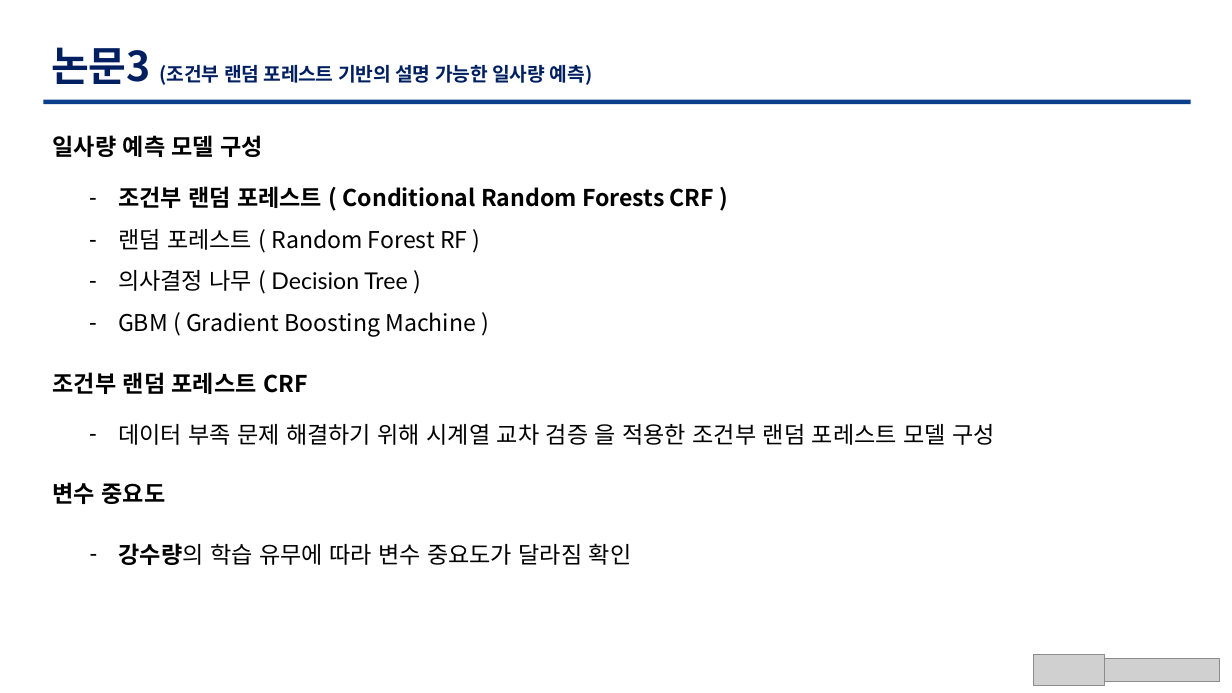
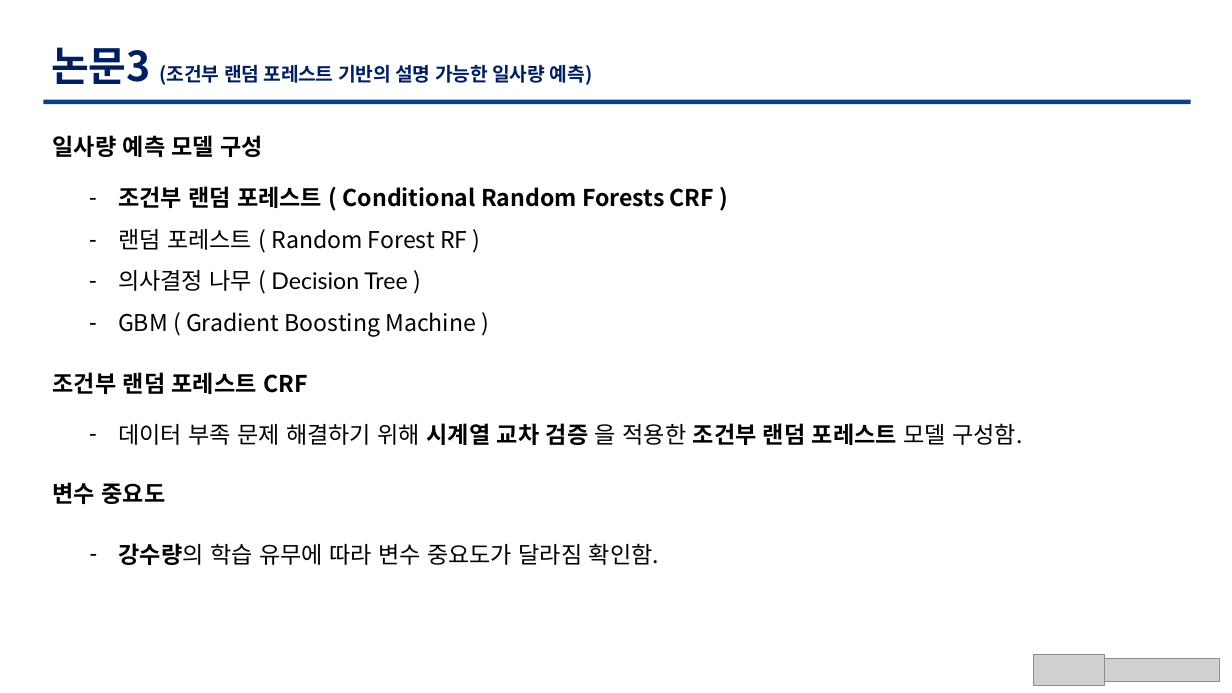
Before and after one commit to TaegyuHan/Solar_radiation_prediction_model, a slide deck: slide 10 of KICS_PT/[KICS] 동향 poster.pptx. Drawn at 1232x693 pixels with LibreOffice and Linux fonts; fonts in the diff are those of the drawing; grey boxes stand for pictures. Boxes give left, top, right and bottom in pixels: in the first picture for what was removed or moved away, otherwise in the second. Text is boxed around its words. In the diff, an @@ line names an element or a change of style, - is before the commit and + after.

```diff
--- a/KICS_PT/[KICS] 동향 poster.pptx
+++ b/KICS_PT/[KICS] 동향 poster.pptx
@@ text at bbox=[118, 423, 1022, 445]: text changed @@
-– 데이터 부족 문제 해결하기 위해 시계열 교차 검증 을 적용한 조건부 랜덤 포레스트 모델 구성
+– 데이터 부족 문제 해결하기 위해 시계열 교차 검증 을 적용한 조건부 랜덤 포레스트 모델 구성함.
@@ text at bbox=[119, 543, 659, 565]: text changed @@
-– 강수량의 학습 유무에 따라 변수 중요도가 달라짐 확인
+– 강수량의 학습 유무에 따라 변수 중요도가 달라짐 확인함.
```
Also in this commit, not shown: 11 other slides changed, 1 slide removed.
